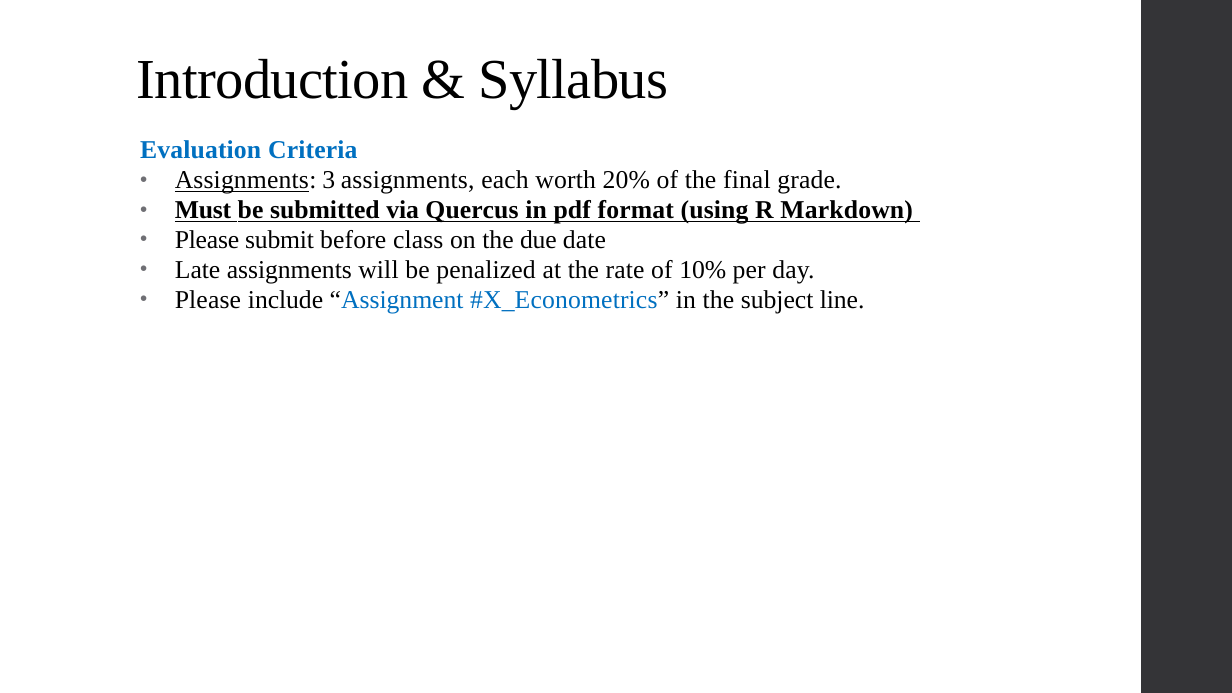
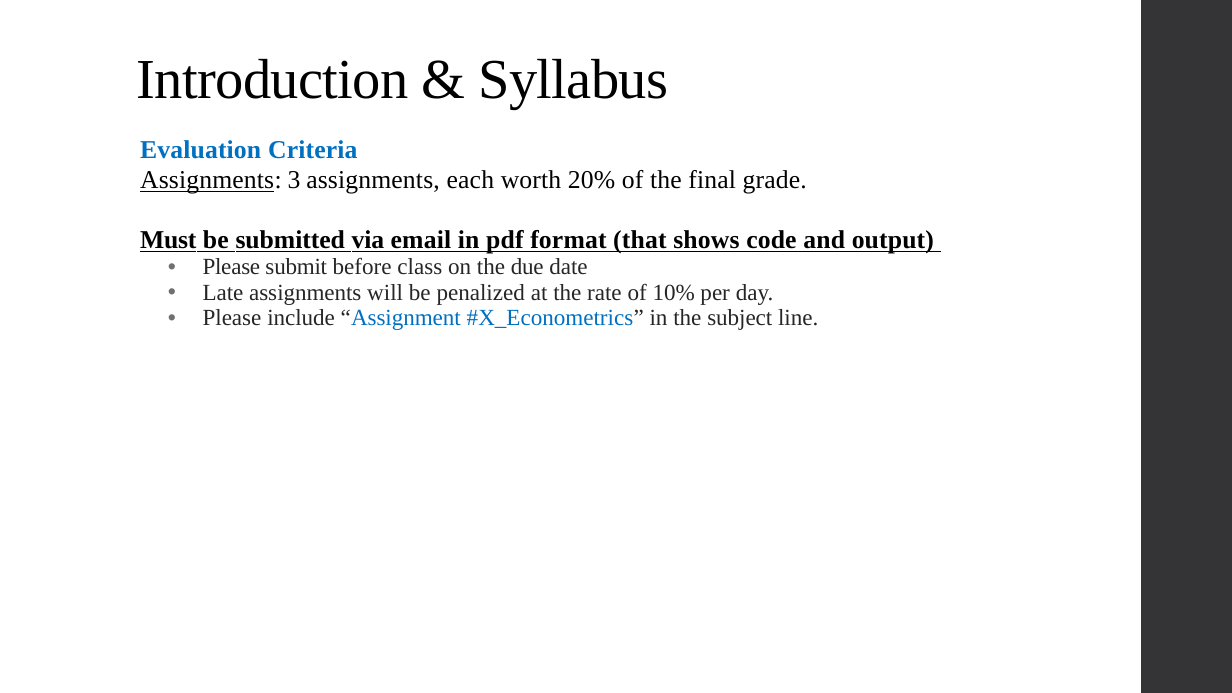
Before and after one commit to qiufei/fork-HAD5744, a slide deck: slide 4 of Lecture01_Introduction/Lecture1_Frameworks_2022F.pptx. Drawn at 1232x693 pixels with LibreOffice and Linux fonts; fonts in the diff are those of the drawing. Boxes give left, top, right and bottom in pixels: in the first picture for what was removed or moved away, otherwise in the second. Text is boxed around its words. In the diff, an @@ line names an element or a change of style, - is before the commit and + after.

```diff
--- a/Lecture01_Introduction/Lecture1_Frameworks_2022F.pptx
+++ b/Lecture01_Introduction/Lecture1_Frameworks_2022F.pptx
@@ text at bbox=[140, 170, 818, 330]: size 20 to 18 pt, text colour #000000 to #262626 in "Please submit before class on the due ...", "Late assignments will be penalized at the ...", "Please include “Assignment #X_Econometrics” in the subject ..."; letter spacing 0.1 to 0 pt in "before class date", "will be penalized at rate of per ...", "Please #X_Econometrics” in the"; bullet • to none; list level 1 to 2 in "Please submit before class on ..."; line spacing 0.95 to 0.9; list level 1 to 2 in "Late assignments will be penalized ..."; list level 1 to 2 in "Please include “Assignment #X_Econometrics” in ..." @@
@@ text at bbox=[140, 230, 934, 254]: text changed @@
-• Must be submitted via Quercus in pdf format (using R Markdown)
+Must be submitted via email in pdf format (that shows code and output)
```
Also in this commit, not shown: 4 other slides changed, 1 slide added, 1 other file.
